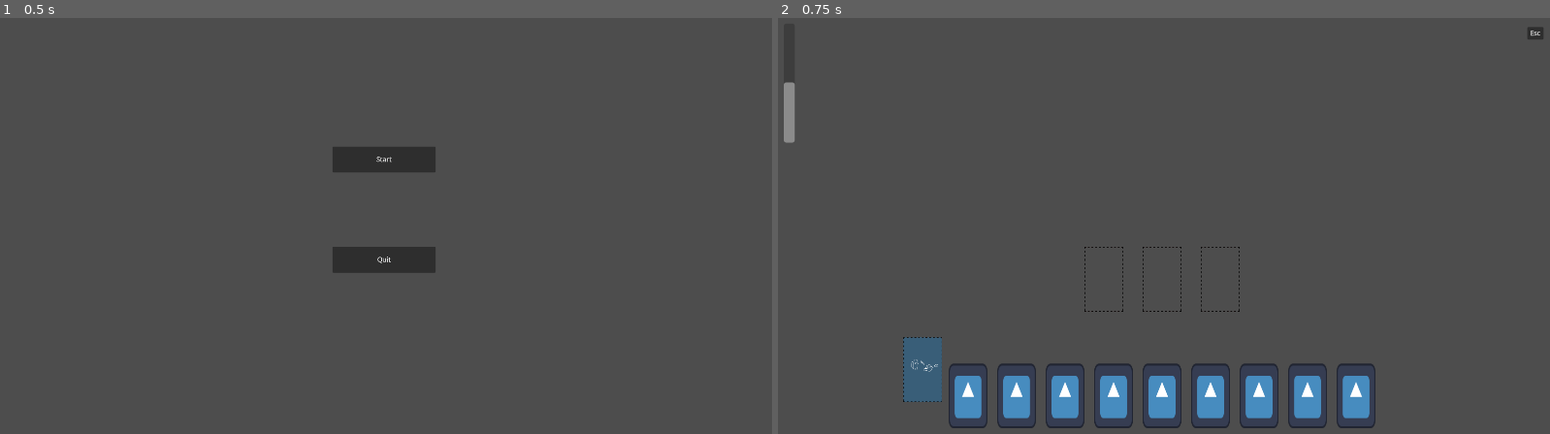
Above: before the commit, frames 1-2 (left to right).
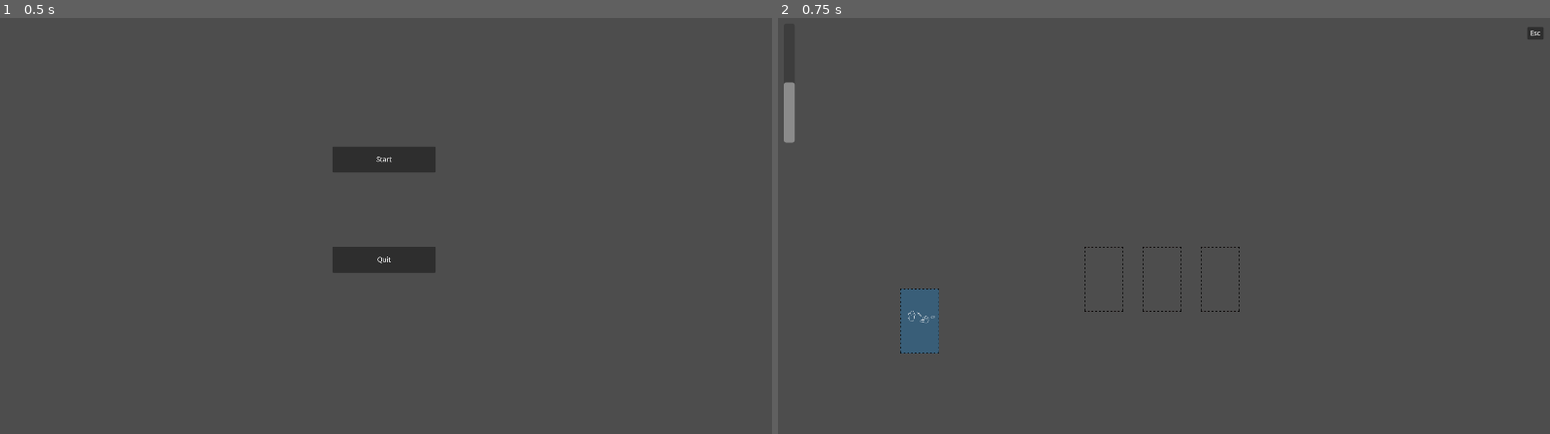
Above: after the commit, the same moments.

Repository: kchiu1/Card-Battle-Game
Game: Godot game, scene res://main/Main Menu.tscn
Two runs of this game, one before a commit and one after it. Both use one fixed random seed, a clock stepped at 60 frames per second and the inputs below. The engine's default icon, where the game draws it, is replaced by a stand-in: a white triangle on a blue panel in a dark square.
Inputs:
- Up to frame 1 (0.5 s): no input
- Up to frame 2 (0.75 s): click "Start" at 0.5 s

Frame 1 is identical in both runs. In frame 2, 5.4% of the frame differs, in the area x 15-78%, y 65-99%.

Commit message:
Card Deck
Added deck to hand functionality

Diff:
--- a/card-battle-game/Common/Cards/TestCard.tscn
+++ b/card-battle-game/Common/Cards/TestCard.tscn
@@ -7,6 +7,7 @@
 size = Vector2(96, 160)
 
 [node name="TestCard" type="Node2D"]
+position = Vector2(360, 760)
 script = ExtResource("1_wxwo3")
 
 [node name="CardImage" type="Sprite2D" parent="."]
--- a/card-battle-game/Scenes/BoardScene/Board.tscn
+++ b/card-battle-game/Scenes/BoardScene/Board.tscn
@@ -1,13 +1,10 @@
-[gd_scene load_steps=7 format=3 uid="uid://dvuiqd31xytkr"]
+[gd_scene load_steps=6 format=3 uid="uid://dvuiqd31xytkr"]
 
 [ext_resource type="Script" uid="uid://csgt6qywykds" path="res://Scenes/BoardScene/card_manager.gd" id="1_37q8m"]
 [ext_resource type="Script" uid="uid://b2i6k128qmmkp" path="res://Scenes/BoardScene/player_hand.gd" id="3_37q8m"]
 [ext_resource type="PackedScene" uid="uid://k6d085dajdi" path="res://Scenes/BoardScene/card_slot.tscn" id="3_ekcd8"]
-[ext_resource type="Script" uid="uid://blt34lyg812mj" path="res://Scenes/BoardScene/deck.gd" id="4_ld0d1"]
-[ext_resource type="Texture2D" uid="uid://dkn7vvyu4xcf4" path="res://Assets/CardBack.png" id="5_d28g4"]
-
-[sub_resource type="RectangleShape2D" id="RectangleShape2D_5gban"]
-size = Vector2(93, 161)
+[ext_resource type="PackedScene" uid="uid://dhswr4bkc1v30" path="res://Scenes/Deck/deck.tscn" id="4_ld0d1"]
+[ext_resource type="Script" uid="uid://b3orjos4qscw7" path="res://Scenes/BoardScene/input_manager.gd" id="6_d28g4"]
 
 [node name="Board" type="Node2D"]
 
@@ -26,18 +23,7 @@
 [node name="PlayerHand" type="Node2D" parent="."]
 script = ExtResource("3_37q8m")
 
-[node name="Deck" type="Node2D" parent="."]
-position = Vector2(30, 860)
-script = ExtResource("4_ld0d1")
+[node name="Deck" parent="." instance=ExtResource("4_ld0d1")]
 
-[node name="Sprite2D" type="Sprite2D" parent="Deck"]
-position = Vector2(338, 20)
-scale = Vector2(0.53333336, 0.60377353)
-texture = ExtResource("5_d28g4")
-
-[node name="Area2D" type="Area2D" parent="Deck"]
-position = Vector2(-30, -860)
-
-[node name="CollisionShape2D" type="CollisionShape2D" parent="Deck/Area2D"]
-position = Vector2(368, 880)
-shape = SubResource("RectangleShape2D_5gban")
+[node name="InputManager" type="Node2D" parent="."]
+script = ExtResource("6_d28g4")
--- a/card-battle-game/Scenes/BoardScene/card_manager.gd
+++ b/card-battle-game/Scenes/BoardScene/card_manager.gd
@@ -2,6 +2,7 @@
 
 const COLLISION_MASK_CARD = 1
 const COLLISION_MASK_CARD_SLOT = 2
+const DEFAULT_CARD_MOVE_SPEED = 0.1
 
 var card_being_dragged
 var screen_size
@@ -13,6 +14,7 @@
 func _ready() -> void:
     screen_size=  get_viewport_rect().size
     player_hand_reference = $"../PlayerHand"
+    $"../InputManager".connect("left_mouse_button_released", on_left_click_released)
 
 # Called every frame. 'delta' is the elapsed time since the previous frame.
 func _process(delta: float) -> void:
@@ -21,15 +23,6 @@
         card_being_dragged.position = Vector2(
             clamp(mouse_pos.x, 30, screen_size.x-30),
             clamp(mouse_pos.y, 47, screen_size.y-47))
-
-func _input(event):
-    if event is InputEventMouseButton and event.button_index == MOUSE_BUTTON_LEFT:
-        if event.is_pressed():
-            var card = raycast_check_for_card()
-            if card:
-                start_drag(card)
-        else:
-            finish_drag()
 
 func start_drag(card):
     var card_slot_found = raycast_check_for_card_slot()
@@ -40,8 +33,6 @@
 
 
 func finish_drag():
-    if !card_being_dragged:
-        return
     card_being_dragged.scale = Vector2(1.05, 1.05)
     var card_slot_found = raycast_check_for_card_slot()
     if card_slot_found and not card_slot_found.card_in_slot:
@@ -49,12 +40,16 @@
         #card_being_dragged.get_node("Area2D/CollisionShape2D").disabled = true
         card_slot_found.card_in_slot = true
     else:
-        player_hand_reference.add_card_to_hand(card_being_dragged)
+        player_hand_reference.add_card_to_hand(card_being_dragged, DEFAULT_CARD_MOVE_SPEED)
     card_being_dragged = null
 
 func connect_card_signals(card):
     card.connect("hovered", on_hovered_over_card)
     card.connect("hovered_off", on_hovered_off_card)
+
+func on_left_click_released():
+    if card_being_dragged:
+        finish_drag()
 
 func on_hovered_over_card(card):
     if !is_hovering_on_card:
--- a/card-battle-game/Scenes/BoardScene/deck.gd
+++ b/card-battle-game/Scenes/BoardScene/deck.gd
@@ -1,11 +1,20 @@
 extends Node2D
 
+const CARD_SCENE_PATH = "res://Common/Cards/TestCard.tscn"
+const CARD_DRAW_SPEED = 0.5
+
+var player_deck = ["Bot", "Bot", "Bot"]
 
 # Called when the node enters the scene tree for the first time.
 func _ready() -> void:
     pass # Replace with function body.
 
 
-# Called every frame. 'delta' is the elapsed time since the previous frame.
-func _process(delta: float) -> void:
-    pass
+func draw_card():
+
+    var card_scene = preload(CARD_SCENE_PATH)
+
+    var new_card = card_scene.instantiate()
+    $"../CardManager".add_child(new_card)
+    new_card.name = "Card"
+    $"../PlayerHand".add_card_to_hand(new_card, CARD_DRAW_SPEED)
--- /dev/null
+++ b/card-battle-game/Scenes/BoardScene/input_manager.gd
@@ -0,0 +1,43 @@
+extends Node2D
+
+signal left_mouse_button_clicked
+signal left_mouse_button_released
+
+const COLLISION_MASK_CARD = 1
+const COLLISION_MASK_CARD_DECK = 4
+
+var card_manager_reference
+var deck_reference
+
+func _ready() -> void:
+    card_manager_reference = $"../CardManager"
+    deck_reference = $"../Deck"
+
+
+func _input(event):
+    if event is InputEventMouseButton and event.button_index == MOUSE_BUTTON_LEFT:
+        if event.is_pressed():
+            emit_signal("left_mouse_button_clicked")
+            raycast_at_cursor()
+        else:
+            emit_signal("left_mouse_button_released")
+
+func raycast_at_cursor():
+    var space_state = get_world_2d().direct_space_state
+    var parameters = PhysicsPointQueryParameters2D.new()
+    parameters.position = get_global_mouse_position()
+    parameters.collide_with_areas = true
+    var result= space_state.intersect_point(parameters)
+    print(result)
+    if result.size() > 0:
+        var result_collision_mask = result[0].collider.collision_mask
+        if result_collision_mask == COLLISION_MASK_CARD:
+            print("card clicked")
+            # Card clicked
+            var card_found = result[0].collider.get_parent()
+            if card_found:
+                card_manager_reference.start_drag(card_found)
+        elif result_collision_mask == COLLISION_MASK_CARD_DECK:
+            # Deck clicked
+            print("deck clicked")
+            deck_reference.draw_card()
--- a/card-battle-game/Scenes/BoardScene/player_hand.gd
+++ b/card-battle-game/Scenes/BoardScene/player_hand.gd
@@ -1,48 +1,41 @@
 extends Node2D
 
-const HAND_COUNT = 9
-const CARD_SCENE_PATH = "res://Common/Cards/TestCard.tscn"
 const CARD_WIDTH = 120
+const DEFAULT_CARD_MOVE_SPEED = 0.1
+
 var hand_y_position
-
 var player_hand = []
 var center_screen_x
 
 # Called when the node enters the scene tree for the first time.
 func _ready() -> void:
-    var card_scene = preload(CARD_SCENE_PATH)
     center_screen_x = get_viewport_rect().size.x / 2
     hand_y_position = get_viewport_rect().size.y / 8 * 7
 
-    for i in range(HAND_COUNT):
-        var new_card = card_scene.instantiate()
-        $"../CardManager".add_child(new_card)
-        new_card.name = "Card"
-        add_card_to_hand(new_card)
 
-func add_card_to_hand(card):
+func add_card_to_hand(card, speed):
     if card not in player_hand:
         player_hand.insert(0, card)
-        update_hand_positions()
+        update_hand_positions(speed)
     else:
-        animate_card_to_position(card, card.hand_position)
+        animate_card_to_position(card, card.hand_position, DEFAULT_CARD_MOVE_SPEED)
 
-func update_hand_positions():
+func update_hand_positions(speed):
     for i in range(player_hand.size()):
         #Get new card pos based on index
         var new_position = Vector2(calculate_card_position(i), hand_y_position)
         var card = player_hand[i]
         card.hand_position = new_position
-        animate_card_to_position(card, new_position)
+        animate_card_to_position(card, new_position, speed)
 
 func calculate_card_position(index):
     var total_width = (player_hand.size() - 1) * CARD_WIDTH
     var x_offset = center_screen_x - total_width / 2 + index * CARD_WIDTH
     return x_offset
 
-func animate_card_to_position(card, new_position):
+func animate_card_to_position(card, new_position, speed):
     var tween = get_tree().create_tween()
-    tween.tween_property(card, "position", new_position, 0.1)
+    tween.tween_property(card, "position", new_position, speed)
 
 # Called every frame. 'delta' is the elapsed time since the previous frame.
 func _process(delta: float) -> void:
--- a/card-battle-game/Scenes/Deck/Deck.tscn
+++ b/card-battle-game/Scenes/Deck/Deck.tscn
@@ -1,3 +1,25 @@
-[gd_scene format=3 uid="uid://dhswr4bkc1v30"]
+[gd_scene load_steps=4 format=3 uid="uid://dhswr4bkc1v30"]
+
+[ext_resource type="Script" uid="uid://blt34lyg812mj" path="res://Scenes/BoardScene/deck.gd" id="1_hg2h8"]
+[ext_resource type="Texture2D" uid="uid://dkn7vvyu4xcf4" path="res://Assets/CardBack.png" id="2_pg743"]
+
+[sub_resource type="RectangleShape2D" id="RectangleShape2D_5gban"]
+size = Vector2(93, 161)
 
 [node name="Deck" type="Node2D"]
+script = ExtResource("1_hg2h8")
+
+[node name="Transform" type="Node2D" parent="."]
+z_index = -2
+position = Vector2(360, 760)
+
+[node name="Sprite2D" type="Sprite2D" parent="Transform"]
+scale = Vector2(0.53333336, 0.60377353)
+texture = ExtResource("2_pg743")
+
+[node name="Area2D" type="Area2D" parent="Transform"]
+collision_layer = 4
+collision_mask = 4
+
+[node name="CollisionShape2D" type="CollisionShape2D" parent="Transform/Area2D"]
+shape = SubResource("RectangleShape2D_5gban")
Not shown, added: card-battle-game/Scenes/BoardScene/input_manager.gd.uid
